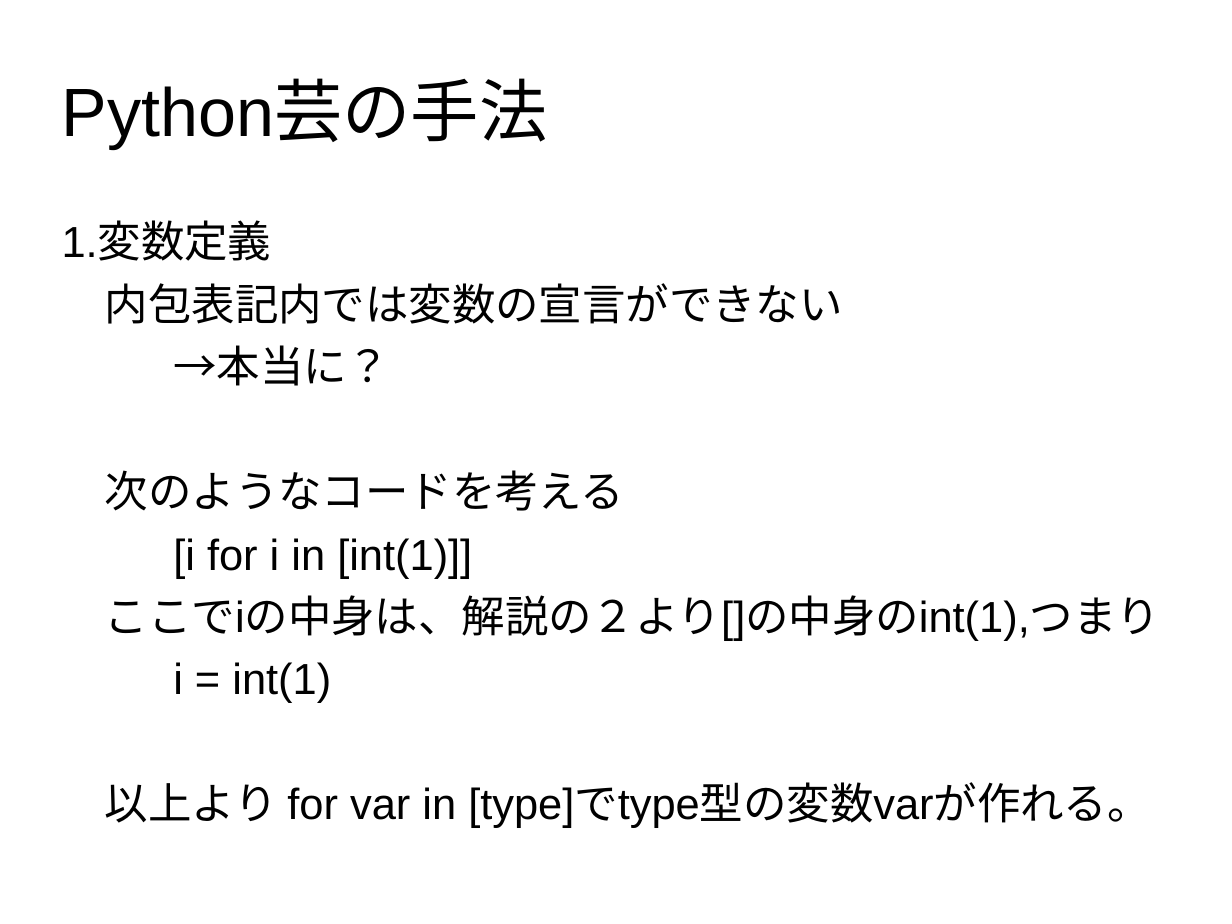
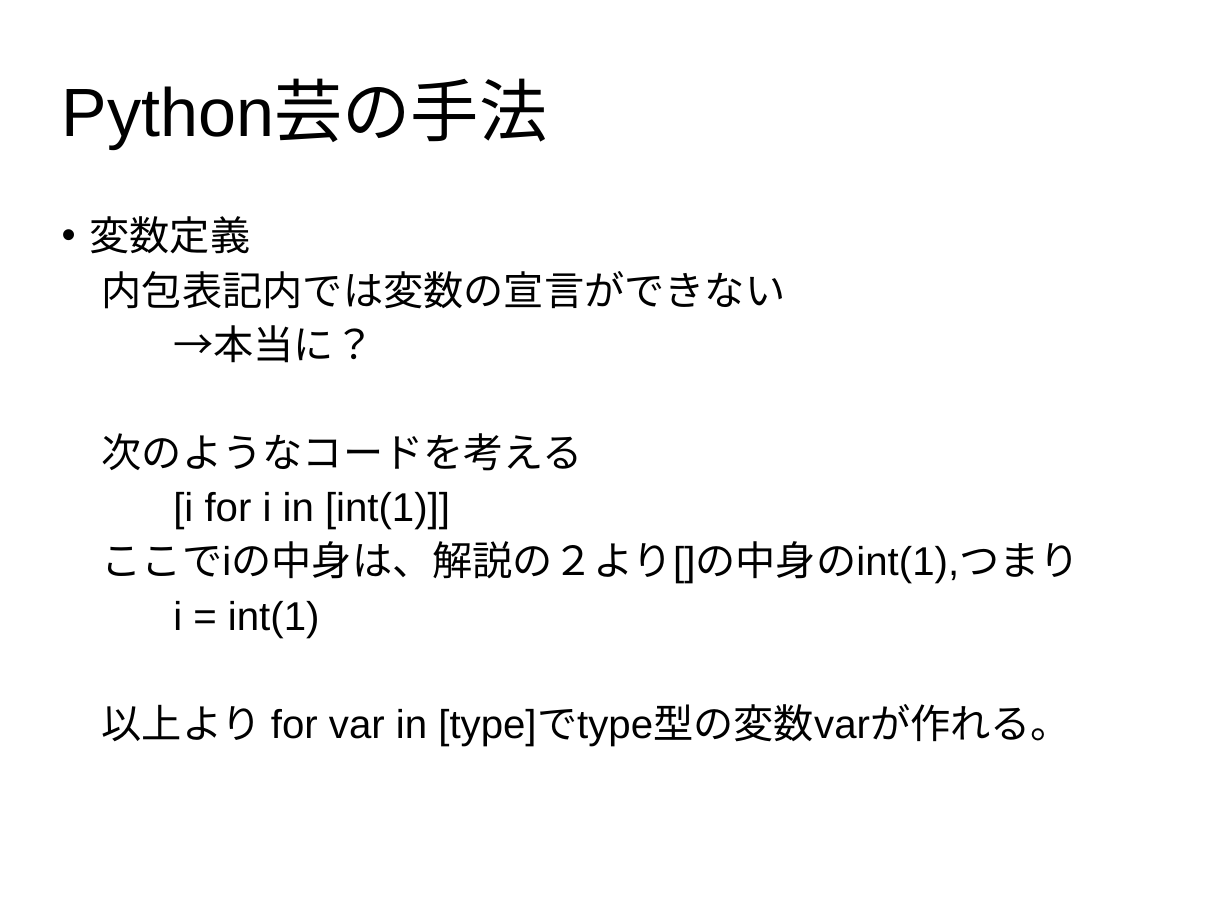
Before and after one commit to oumugai/siryou, a slide deck: slide 13 of 内包表記.pptx. Drawn at 1232x924 pixels with LibreOffice and Linux fonts; fonts in the diff are those of the drawing; background and template pictures are left out. Boxes give left, top, right and bottom in pixels: in the first picture for what was removed or moved away, otherwise in the second. Text is boxed around its words. In the diff, an @@ line names an element or a change of style, - is before the commit and + after.

```diff
--- a/内包表記.pptx
+++ b/内包表記.pptx
@@ text at (89,216,250,254): text changed; size 28 to 25.9 pt @@
-1.変数定義
+• 変数定義
@@ text at (102,271,1080,746): size 28 to 25.9 pt; line spacing 0.9 to 0.8 @@
```
Also in this commit, not shown: 6 other slides changed.
